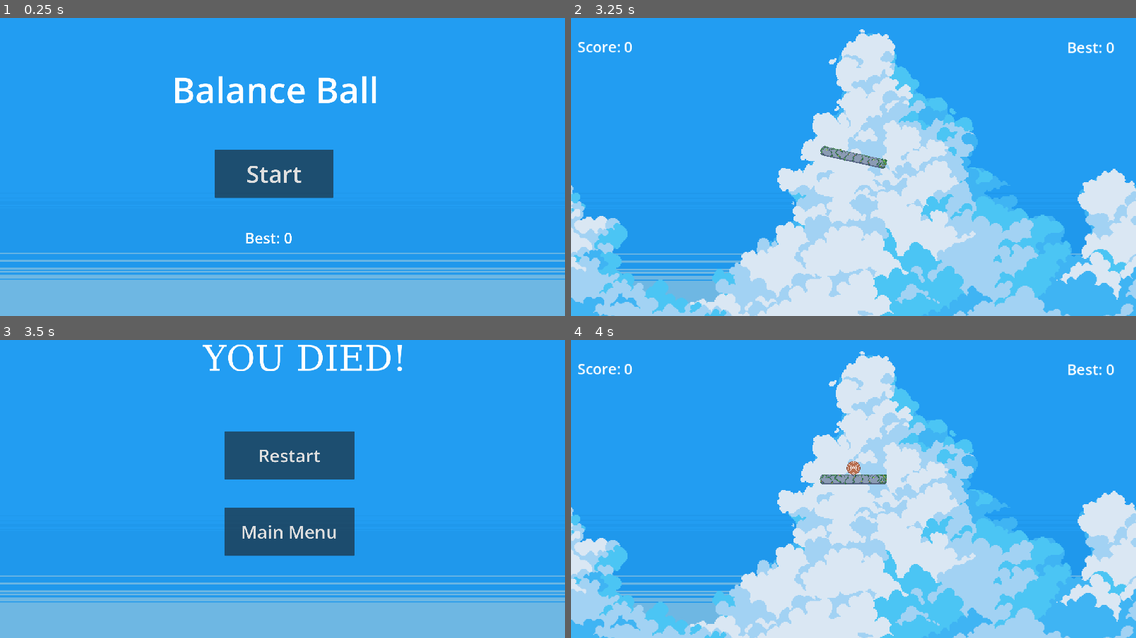
Above: before the commit, frames 1-4 (two rows, left to right).
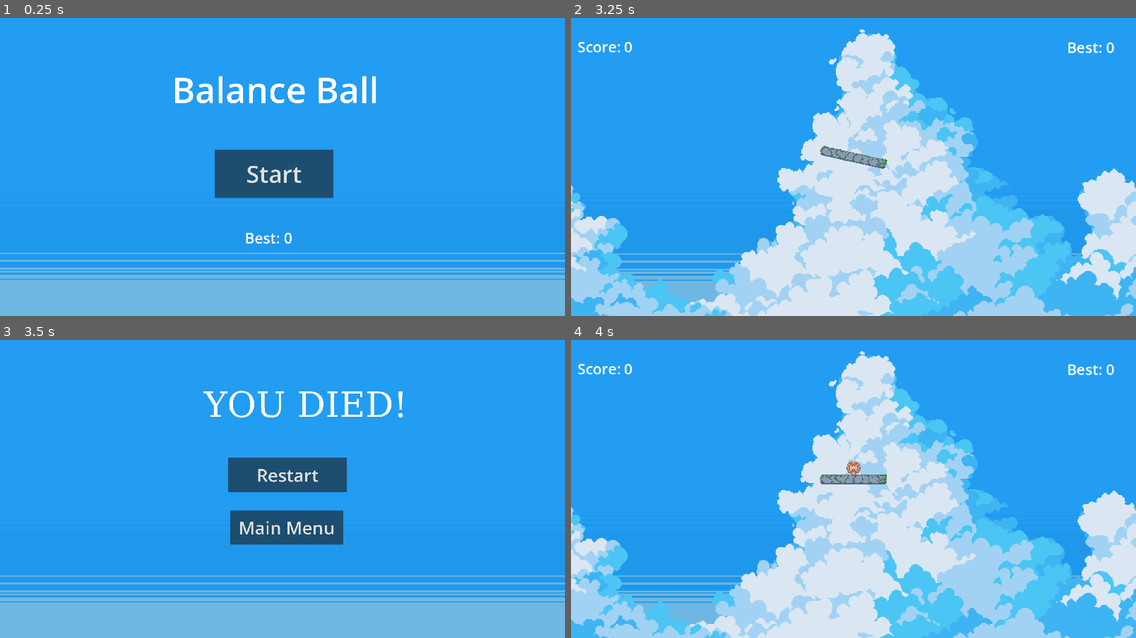
Above: after the commit, the same moments.

Repository: Mai-Anshhh/BalanceBall
Game: Godot game, scene res://scene/main_menu.tscn
The game is run twice, just before and just after one commit, with the same random seed, the same clock (stepped at 60 frames per second) and the same inputs.
Inputs (mouse positions are in pixels of both pictures, inside the frame that each line leads up to):
- Up to frame 1 (0.25 s): no input
- Up to frame 2 (3.25 s): click "Start" at 0.5 s; tap Enter at 1.25 s; move the mouse to (977, 140) at 1.27 s; hold Right (ui_right) 1.28-2.03 s; tap Alt at 1.35, 2.85 s; click (977, 140) at 1.42 s; move the mouse to (740, 172) at 2.02 s; hold Down 2.03-2.78 s; tap Shift at 2.1 s; tap Space at 2.75 s; move the mouse to (910, 86) at 2.77 s; hold Right (ui_right) from 2.78 s (still down)
- Up to frame 3 (3.5 s): keep holding Right (ui_right)
- Up to frame 4 (4 s): release Right (ui_right) at 3.5 s; click "Restart" at 3.5 s

Frames 1-2 are identical in both runs. In frame 3, 7.1% of the frame differs, in the area x 35-72%, y 1-73%; in frame 4, nothing differs.

Commit message:
minor change

Diff:
--- a/scene/deathscreen.tscn
+++ b/scene/deathscreen.tscn
@@ -50,27 +50,27 @@
 
 [node name="restart" type="Button" parent="button_manager" unique_id=329038024]
 layout_mode = 0
-offset_left = 763.0
-offset_top = 376.0
-offset_right = 1204.5386
-offset_bottom = 540.0
+offset_left = 775.0
+offset_top = 466.0
+offset_right = 1179.0
+offset_bottom = 583.0
 theme_override_font_sizes/font_size = 60
 text = "Restart"
 
 [node name="MainMenu" type="Button" parent="button_manager" unique_id=1176321845]
 layout_mode = 0
-offset_left = 763.0
-offset_top = 636.0
-offset_right = 1204.5383
-offset_bottom = 800.0
+offset_left = 783.0
+offset_top = 645.0
+offset_right = 1166.0
+offset_bottom = 762.0
 theme_override_font_sizes/font_size = 60
 text = "Main Menu"
 
 [node name="Label" type="Label" parent="." unique_id=32672009]
-offset_left = 690.0
-offset_top = 73.0
-offset_right = 1253.0
-offset_bottom = 234.0
+offset_left = 693.0
+offset_top = 231.0
+offset_right = 1256.0
+offset_bottom = 392.0
 theme_override_fonts/font = SubResource("FontFile_n6b2r")
 theme_override_font_sizes/font_size = 120
 text = "YOU DIED!"
Not shown, added: build/build2/index.apple-touch-icon.png.import
Not shown, added: build/build2/index.icon.png.import
Not shown, added: build/build2/index.png.import
Not shown, added: build/final/index.apple-touch-icon.png.import
Not shown, added: build/final/index.icon.png.import
Not shown, added: build/final/index.png.import
Not shown, changed: export_presets.cfg
Not shown, added: build/build2.zip
Not shown, added: build/final.zip
Not shown, added: build/final/index.apple-touch-icon.png
Not shown, added: build/final/index.audio.position.worklet.js
Not shown, added: build/final/index.audio.worklet.js
(and 6 more such lines)
